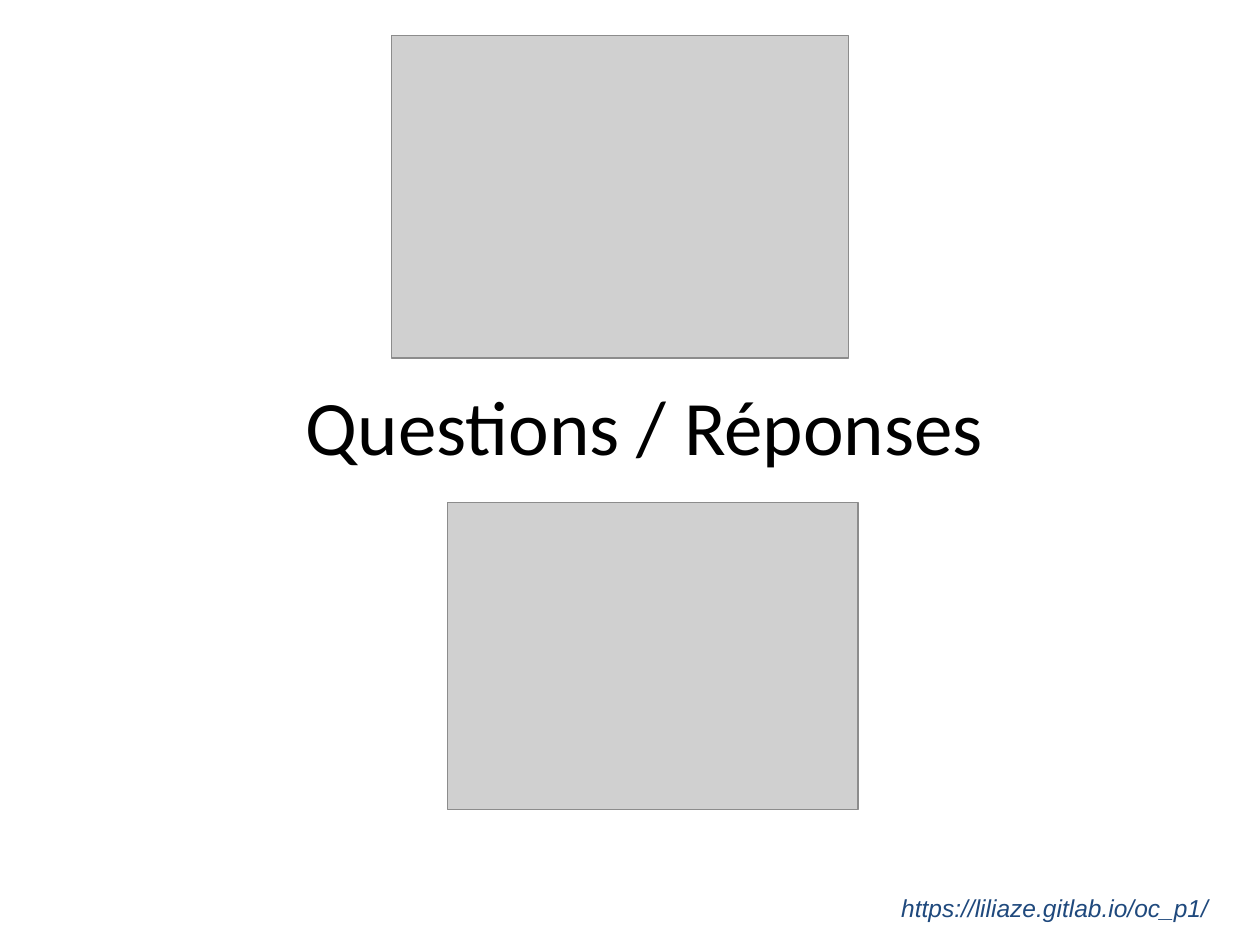
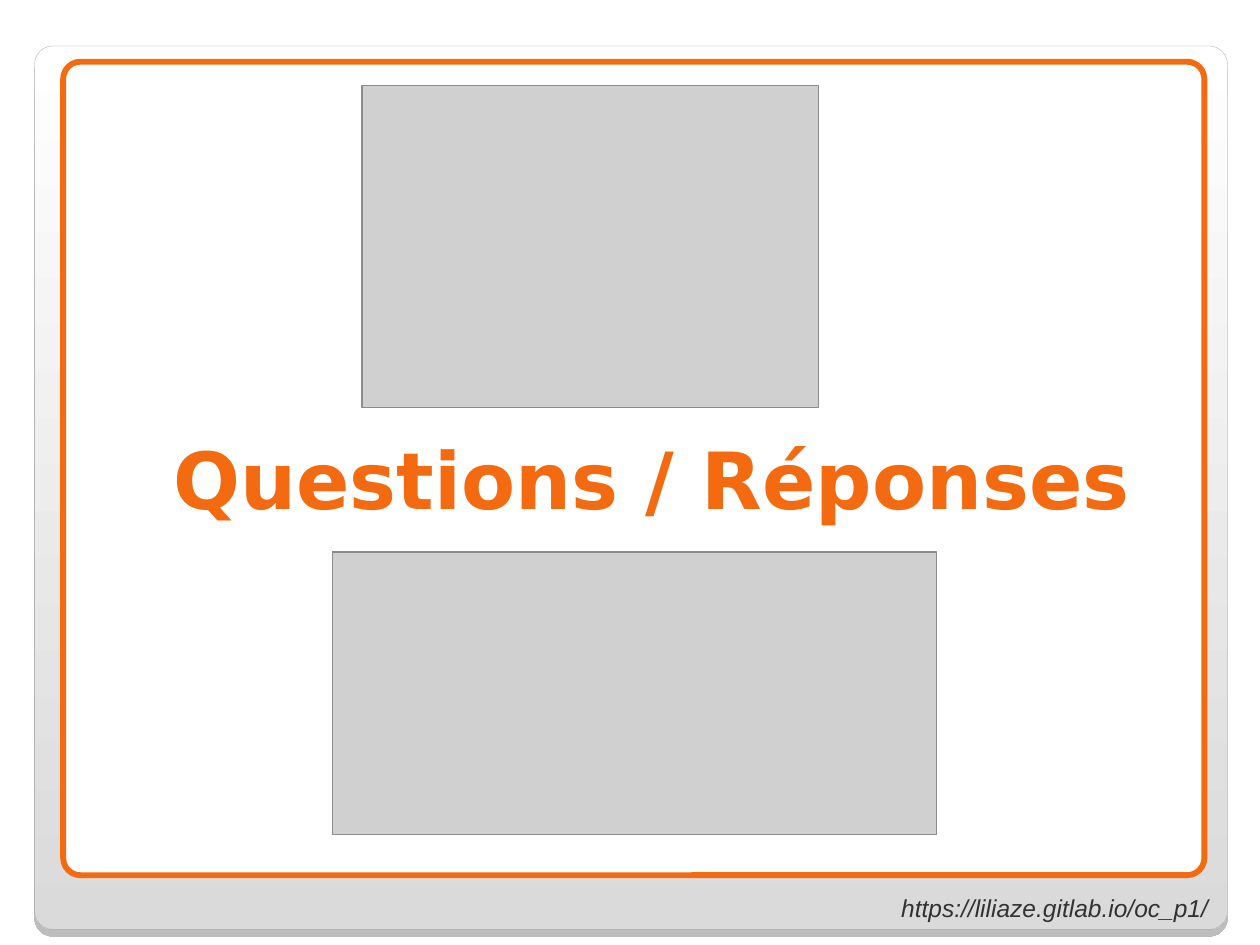
Before and after one commit to Liliaze/Recreer_une_maquette_OC_DWJ_P1, a slide deck: slide 15 of pres_soutenance.ppt (slide 9 before the commit). Drawn at 1260x945 pixels with LibreOffice and Linux fonts; fonts in the diff are those of the drawing; grey boxes stand for pictures; background and template pictures are left out. Boxes give left, top, right and bottom in pixels: in the first picture for what was removed or moved away, otherwise in the second. Text is boxed around its words. In the diff, an @@ line names an element or a change of style, - is before the commit and + after.

```diff
--- a/pres_soutenance.ppt
+++ b/pres_soutenance.ppt
@@ rounded rectangle added at [34,45,1227,929], fill gradient #FFFFFF to #DADADA, outline #A4A3A3 0.17 pt @@
@@ rounded rectangle added at [63,62,1205,876], fill #FFFFFF, outline #F36A10 3.34 pt @@
@@ picture: place and size @@
-picture at [392,35,848,358]
+picture at [362,86,818,408]
@@ title "Questions / Réponses": place and size @@
-title "Questions / Réponses" at [306,401,983,468]
+title "Questions / Réponses" at [173,446,1130,526]
@@ title "Questions / Réponses" at [173,446,1130,526]: size 44 to 45 pt, font Calibri to DejaVu Sans, text colour #000000 to #F36A10, bold on; alignment centre to right; vertical alignment middle to bottom @@
@@ picture: place and size @@
-picture at [447,503,858,810]
+picture at [333,552,937,834]
@@ text "https://liliaze.gitlab.io/oc_p1/" at [901,899,1208,922]: text colour #1F497D to #323232 @@
```
Also in this commit, not shown: 4 other slides changed, 10 slides added, 4 slides removed, 3 other files.
